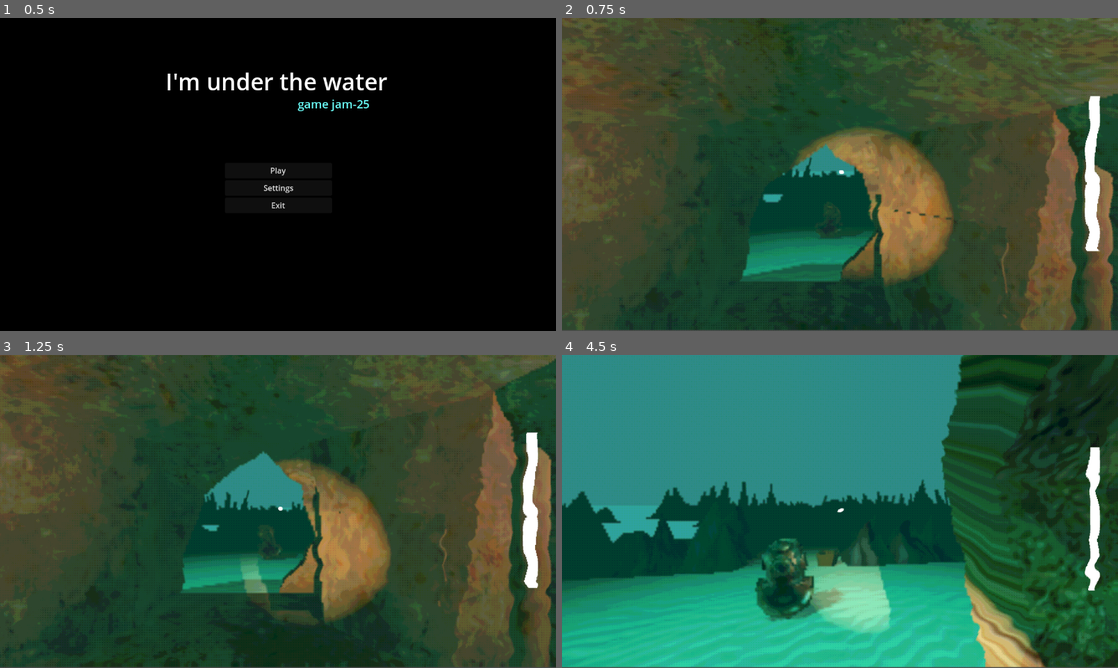
Above: before the commit, frames 1-4 (two rows, left to right).
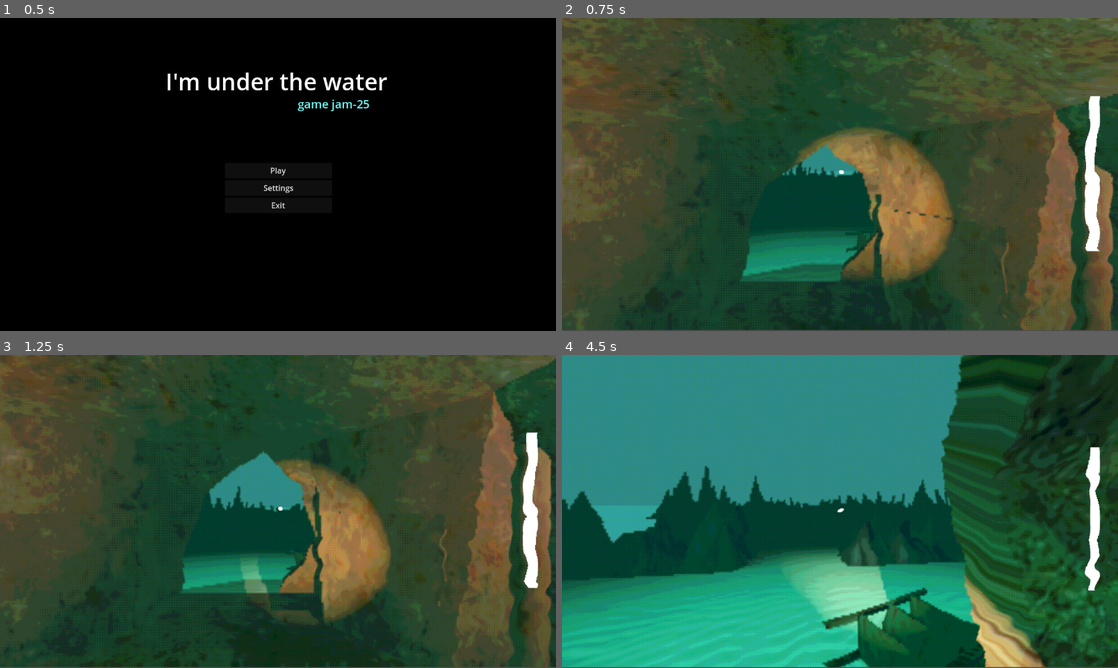
Above: after the commit, the same moments.

Repository: useronym/BubbleGameJam
Game: Godot game, scene res://scenes/mainMenu.tscn
Same seed, same stepped clock (60 frames per second), same inputs: the game is played once before the commit and once after it.
Inputs (mouse positions are in pixels of both pictures, inside the frame that each line leads up to):
- Up to frame 1 (0.5 s): no input
- Up to frame 2 (0.75 s): click "Play" at 0.5 s
- Up to frame 3 (1.25 s): no input
- Up to frame 4 (4.5 s): tap Enter at 1.25 s; move the mouse to (867, 511) at 1.27 s; hold W (up) from 1.28 s (still down); tap E (interact) every 0.75 s from 1.35 to 4.35 s; move the mouse to (812, 511) at 2.02 s; move the mouse to (851, 505) at 2.77 s; move the mouse to (834, 517) at 3.52 s; move the mouse to (878, 514) at 4.27 s

Frame 1 is identical in both runs. In frame 2, 0.4% of the frame differs, in the area x 36-56%, y 44-75%; in frame 3, 0.5%; in frame 4, 8.3%, in the area x 0-77%, y 35-100%.

Commit message:
collectables and level

Diff:
--- a/main.tscn
+++ b/main.tscn
@@ -13,7 +13,9 @@
 [ext_resource type="PackedScene" uid="uid://mtsnhob3ue78" path="res://scenes/level.tscn" id="9_ndpwn"]
 [ext_resource type="PackedScene" uid="uid://df7xv0nfo6bja" path="res://scenes/bubbles/bubble_manager.tscn" id="10_alvmu"]
 [ext_resource type="PackedScene" uid="uid://b2clvwp6pfoxk" path="res://scenes/item/items_manager.tscn" id="13_2j1is"]
-[ext_resource type="PackedScene" uid="uid://bk2mg2c1lcykf" path="res://scenes/item/item.tscn" id="13_o202s"]
+[ext_resource type="PackedScene" uid="uid://8ctxyxkkmgeo" path="res://scenes/item/item_suit.tscn" id="15_3d437"]
+[ext_resource type="PackedScene" uid="uid://nw1hiirwbbl5" path="res://scenes/item/item_helmet.tscn" id="15_pxotq"]
+[ext_resource type="PackedScene" uid="uid://c0k22utsto20l" path="res://scenes/item/item_tank.tscn" id="16_yh77s"]
 
 [sub_resource type="ShaderMaterial" id="ShaderMaterial_xegm8"]
 shader = ExtResource("1_k7buc")
@@ -99,17 +101,32 @@
 [node name="BubbleAreaOnGround" parent="BubbleManager" instance=ExtResource("5_teoff")]
 transform = Transform3D(1, 0, 0, 0, 1, 0, 0, 0, 1, -10, 0.69827, -25.5849)
 
+[node name="BubbleAreaOnGround15" parent="BubbleManager" instance=ExtResource("5_teoff")]
+transform = Transform3D(1, 0, 0, 0, 1, 0, 0, 0, 1, -15.3511, 0.698268, -40.5322)
+
+[node name="BubbleAreaOnGround16" parent="BubbleManager" instance=ExtResource("5_teoff")]
+transform = Transform3D(1, 0, 0, 0, 1, 0, 0, 0, 1, -10.4804, 0.698268, -49.4398)
+
+[node name="BubbleAreaOnGround17" parent="BubbleManager" instance=ExtResource("5_teoff")]
+transform = Transform3D(1, 0, 0, 0, 1, 0, 0, 0, 1, -4.18876, 0.698268, -50.3162)
+
+[node name="BubbleAreaOnGround18" parent="BubbleManager" instance=ExtResource("5_teoff")]
+transform = Transform3D(1, 0, 0, 0, 1, 0, 0, 0, 1, 4.33516, 0.698268, -50.0118)
+
+[node name="BubbleAreaOnGround19" parent="BubbleManager" instance=ExtResource("5_teoff")]
+transform = Transform3D(1, 0, 0, 0, 1, 0, 0, 0, 1, -0.479687, 0.698268, -29.5389)
+
 [node name="BubbleAreaOnGround8" parent="BubbleManager" instance=ExtResource("5_teoff")]
-transform = Transform3D(1, 0, 0, 0, 1, 0, 0, 0, 1, -15, 0.69827, -29.5849)
+transform = Transform3D(1, 0, 0, 0, 1, 0, 0, 0, 1, -14.2488, 0.69827, -29.5849)
 
 [node name="BubbleAreaOnGround14" parent="BubbleManager" instance=ExtResource("5_teoff")]
 transform = Transform3D(1, 0, 0, 0, 1, 0, 0, 0, 1, 10, 0.69827, -30.5849)
 
 [node name="BubbleAreaOnGround9" parent="BubbleManager" instance=ExtResource("5_teoff")]
-transform = Transform3D(1, 0, 0, 0, 1, 0, 0, 0, 1, -5, 0.69827, -20.5849)
+transform = Transform3D(1, 0, 0, 0, 1, 0, 0, 0, 1, -5.29906, 0.69827, -14.6897)
 
 [node name="BubbleAreaOnGround10" parent="BubbleManager" instance=ExtResource("5_teoff")]
-transform = Transform3D(1, 0, 0, 0, 1, 0, 0, 0, 1, -5, 0.69827, -40.5849)
+transform = Transform3D(1, 0, 0, 0, 1, 0, 0, 0, 1, -2.44819, 0.69827, -39.0643)
 
 [node name="BubbleAreaOnGround11" parent="BubbleManager" instance=ExtResource("5_teoff")]
 transform = Transform3D(1, 0, 0, 0, 1, 0, 0, 0, 1, 10, 0.69827, -40.5849)
@@ -118,13 +135,13 @@
 transform = Transform3D(1, 0, 0, 0, 1, 0, 0, 0, 1, 15, 0.69827, -25.5849)
 
 [node name="BubbleAreaOnGround13" parent="BubbleManager" instance=ExtResource("5_teoff")]
-transform = Transform3D(1, 0, 0, 0, 1, 0, 0, 0, 1, 5, 0.69827, -0.5849)
+transform = Transform3D(1, 0, 0, 0, 1, 0, 0, 0, 1, 5.43889, 0.69827, -0.5849)
 
 [node name="BubbleAreaOnGround2" parent="BubbleManager" instance=ExtResource("5_teoff")]
-transform = Transform3D(1, 0, 0, 0, 1, 0, 0, 0, 1, 0.738281, 0.69827, -7.84915)
+transform = Transform3D(1, 0, 0, 0, 1, 0, 0, 0, 1, 0.738281, 0.69827, -10.355)
 
 [node name="BubbleAreaOnGround7" parent="BubbleManager" instance=ExtResource("5_teoff")]
-transform = Transform3D(1, 0, 0, 0, 1, 0, 0, 0, 1, 0, 0.69827, 6.15085)
+transform = Transform3D(1, 0, 0, 0, 1, 0, 0, 0, 1, -4.85021, 0.69827, 6.15085)
 
 [node name="BubbleAreaOnGround3" parent="BubbleManager" instance=ExtResource("5_teoff")]
 transform = Transform3D(1, 0, 0, 0, 1, 0, 0, 0, 1, -0.27361, 0.69827, -24.8491)
@@ -133,14 +150,18 @@
 transform = Transform3D(1, 0, 0, 0, 1, 0, 0, 0, 1, 9.83134, 0.69827, -15.2542)
 
 [node name="BubbleAreaOnGround5" parent="BubbleManager" instance=ExtResource("5_teoff")]
-transform = Transform3D(1, 0, 0, 0, 1, 0, 0, 0, 1, 14.8313, 0.69827, -35.2542)
-
-[node name="BubbleAreaOnGround6" parent="BubbleManager" instance=ExtResource("5_teoff")]
-transform = Transform3D(1, 0, 0, 0, 1, 0, 0, 0, 1, 4.83134, 0.69827, -45.2542)
+transform = Transform3D(1, 0, 0, 0, 1, 0, 0, 0, 1, 14.8313, 0.69827, -29.9746)
 
 [node name="ItemsManager" parent="." instance=ExtResource("13_2j1is")]
 transform = Transform3D(1, 0, 0, 0, 1, 0, 0, 0, 1, 0, 0, -5.78072)
 
-[node name="ItemHelmet" parent="ItemsManager" instance=ExtResource("13_o202s")]
+[node name="ItemSuit" parent="ItemsManager" instance=ExtResource("15_3d437")]
+transform = Transform3D(-0.922215, 0, 0.386679, 0, 1, 0, -0.386679, 0, -0.922215, -15.784, -1.90735e-06, -23.5955)
+
+[node name="ItemHelmet" parent="ItemsManager" instance=ExtResource("15_pxotq")]
+transform = Transform3D(0.82268, 0.511264, -0.248609, -1.23356e-08, 0.437304, 0.899314, 0.568504, -0.739848, 0.359761, -5.59826, 0, -44.568)
+
+[node name="ItemTank" parent="ItemsManager" instance=ExtResource("16_yh77s")]
+transform = Transform3D(-0.149777, 0.496719, -0.85489, 0, 0.864643, 0.502386, 0.98872, 0.0752459, -0.129504, 15.8021, 0, -25.6778)
 
 [connection signal="bubbles_breathed_in" from="BubbleManager" to="SubViewport/Node3D/Player" method="_on_bubble_manager_bubbles_breathed_in"]
--- a/scenes/item/item.tscn
+++ b/scenes/item/item.tscn
@@ -1,7 +1,6 @@
-[gd_scene load_steps=4 format=3 uid="uid://bk2mg2c1lcykf"]
+[gd_scene load_steps=3 format=3 uid="uid://bk2mg2c1lcykf"]
 
 [ext_resource type="Script" path="res://scenes/item/item_script.gd" id="1_xwot2"]
-[ext_resource type="PackedScene" uid="uid://b44wtk5w8l5oy" path="res://environment/suit/collectable_helmet.fbx" id="2_3jyd1"]
 
 [sub_resource type="BoxShape3D" id="BoxShape3D_7skui"]
 
@@ -13,6 +12,3 @@
 [node name="CollisionShape3D" type="CollisionShape3D" parent="Area3D"]
 transform = Transform3D(1, 0, 0, 0, 1, 0, 0, 0, 1, 0, 0.5, 0)
 shape = SubResource("BoxShape3D_7skui")
-
-[node name="collectable_helmet" parent="Area3D/CollisionShape3D" instance=ExtResource("2_3jyd1")]
-transform = Transform3D(2, 0, 0, 0, 2, 0, 0, 0, 2, 0, 0.21843, 0)
--- /dev/null
+++ b/scenes/item/item_helmet.tscn
@@ -0,0 +1,9 @@
+[gd_scene load_steps=3 format=3 uid="uid://nw1hiirwbbl5"]
+
+[ext_resource type="PackedScene" uid="uid://bk2mg2c1lcykf" path="res://scenes/item/item.tscn" id="1_6h7yf"]
+[ext_resource type="PackedScene" uid="uid://b44wtk5w8l5oy" path="res://environment/suit/collectable_helmet.fbx" id="2_y08g0"]
+
+[node name="Item" instance=ExtResource("1_6h7yf")]
+
+[node name="collectable_helmet" parent="Area3D/CollisionShape3D" index="0" instance=ExtResource("2_y08g0")]
+transform = Transform3D(1.5, 0, 0, 0, 1.5, 0, 0, 0, 1.5, 0, 0, 0)
--- /dev/null
+++ b/scenes/item/item_suit.tscn
@@ -0,0 +1,9 @@
+[gd_scene load_steps=3 format=3 uid="uid://8ctxyxkkmgeo"]
+
+[ext_resource type="PackedScene" uid="uid://bk2mg2c1lcykf" path="res://scenes/item/item.tscn" id="1_syu5k"]
+[ext_resource type="PackedScene" uid="uid://22ivwqdc0xg6" path="res://environment/suit/collectable_suit.fbx" id="2_wikrj"]
+
+[node name="Item" instance=ExtResource("1_syu5k")]
+
+[node name="collectable_suit" parent="Area3D/CollisionShape3D" index="0" instance=ExtResource("2_wikrj")]
+transform = Transform3D(1.5, 0, 0, 0, 1.5, 0, 0, 0, 1.5, 0, -0.478955, 0)
--- /dev/null
+++ b/scenes/item/item_tank.tscn
@@ -0,0 +1,9 @@
+[gd_scene load_steps=3 format=3 uid="uid://c0k22utsto20l"]
+
+[ext_resource type="PackedScene" uid="uid://bk2mg2c1lcykf" path="res://scenes/item/item.tscn" id="1_3mmv8"]
+[ext_resource type="PackedScene" uid="uid://c1mhq1c6pssy8" path="res://environment/suit/collectable_tank.fbx" id="2_duu5l"]
+
+[node name="Item" instance=ExtResource("1_3mmv8")]
+
+[node name="collectable_tank" parent="Area3D/CollisionShape3D" index="0" instance=ExtResource("2_duu5l")]
+transform = Transform3D(1.5, 0, 0, 0, 1.5, 0, 0, 0, 1.5, 0, 0, 0)
--- a/scenes/level.tscn
+++ b/scenes/level.tscn
@@ -7,7 +7,8 @@
 [ext_resource type="PackedScene" uid="uid://dgguda57ajbii" path="res://environment/endroad.tscn" id="5_4ch8v"]
 [ext_resource type="PackedScene" uid="uid://djru8fesjxq8n" path="res://environment/onewallroad.tscn" id="6_366rb"]
 [ext_resource type="PackedScene" uid="uid://d0l8yp4r6apo3" path="res://environment/streightroad.tscn" id="7_88rua"]
-[ext_resource type="PackedScene" path="res://environment/troad.tscn" id="8_wigl6"]
+[ext_resource type="PackedScene" uid="uid://d0jvq1crggrcs" path="res://environment/troad.tscn" id="8_wigl6"]
+[ext_resource type="PackedScene" uid="uid://m56m8xnjatn8" path="res://environment/items/rack.tscn" id="9_a2k7y"]
 
 [node name="level" type="Node3D"]
 
@@ -16,26 +17,53 @@
 [node name="SubViewport_Node3D_AllModules#cornerroad2" parent="." instance=ExtResource("2_unixm")]
 transform = Transform3D(-4.37114e-08, 0, 1, 0, 1, 0, -1, 0, -4.37114e-08, -24, 0, -19)
 
+[node name="SubViewport_Node3D_AllModules#cornerroad4" parent="." instance=ExtResource("2_unixm")]
+transform = Transform3D(-1, 0, -8.74228e-08, 0, 1, 0, 8.74228e-08, 0, -1, -10, 0, -45)
+
+[node name="SubViewport_Node3D_AllModules#cornerroad3" parent="." instance=ExtResource("2_unixm")]
+transform = Transform3D(1, 0, 1.06581e-14, 0, 1, 0, -1.06581e-14, 0, 1, 0, 0, -45)
+
+[node name="SubViewport_Node3D_AllModules#cornerroad5" parent="." instance=ExtResource("2_unixm")]
+transform = Transform3D(1, 0, 1.06581e-14, 0, 1, 0, -1.06581e-14, 0, 1, 15, 0, -35)
+
 [node name="SubViewport_Node3D_AllModules#crossroad3" parent="." instance=ExtResource("3_l7jf2")]
 transform = Transform3D(1, 0, 0, 0, 1, 0, 0, 0, 1, -24, 0, -13)
 
+[node name="SubViewport_Node3D_AllModules#crossroad4" parent="." instance=ExtResource("3_l7jf2")]
+transform = Transform3D(1, 0, 0, 0, 1, 0, 0, 0, 1, -5, 0, -40)
+
+[node name="SubViewport_Node3D_AllModules#crossroad5" parent="." instance=ExtResource("3_l7jf2")]
+transform = Transform3D(1, 0, 0, 0, 1, 0, 0, 0, 1, -5, 0, -45)
+
+[node name="SubViewport_Node3D_AllModules#crossroad6" parent="." instance=ExtResource("3_l7jf2")]
+transform = Transform3D(1, 0, 0, 0, 1, 0, 0, 0, 1, 0, 0, -40)
+
 [node name="SubViewport_Node3D_AllModules#emptyroad3" parent="." instance=ExtResource("4_82bw6")]
 transform = Transform3D(1, 0, 0, 0, 1, 0, 0, 0, 1, -38, 0, -12)
 
 [node name="SubViewport_Node3D_AllModules#endroad" parent="." instance=ExtResource("5_4ch8v")]
 transform = Transform3D(1, 0, 0, 0, 1, 0, 0, 0, 1, -18, 0, -13)
 
+[node name="SubViewport_Node3D_AllModules#endroad2" parent="." instance=ExtResource("5_4ch8v")]
+transform = Transform3D(-4.37114e-08, 0, 1, 0, 1, 0, -1, 0, -4.37114e-08, -15, 0, -40)
+
+[node name="SubViewport_Node3D_AllModules#endroad4" parent="." instance=ExtResource("5_4ch8v")]
+transform = Transform3D(1, 0, 0, 0, 1, 0, 0, 0, 1, -10, 0, -49)
+
+[node name="SubViewport_Node3D_AllModules#endroad3" parent="." instance=ExtResource("5_4ch8v")]
+transform = Transform3D(1, 0, 0, 0, 1, 0, 0, 0, 1, -5, 0, -50)
+
 [node name="SubViewport_Node3D_AllModules#onewallroad13" parent="." instance=ExtResource("6_366rb")]
 transform = Transform3D(-1, 0, -8.74226e-08, 0, 1, 0, 8.74226e-08, 0, -1, -39, 0, -18)
 
 [node name="SubViewport_Node3D_AllModules#streightroad4" parent="." instance=ExtResource("7_88rua")]
-transform = Transform3D(1, 0, 0, 0, 1, 0, 0, 0, 1, -18, 0, -20)
+transform = Transform3D(1, 0, 0, 0, 1, 0, 0, 0, 1, -18, 0, -19)
+
+[node name="SubViewport_Node3D_AllModules#streightroad5" parent="." instance=ExtResource("7_88rua")]
+transform = Transform3D(1, 0, 0, 0, 1, 0, 0, 0, 1, -5, 0, -20)
 
 [node name="SubViewport_Node3D_AllModules#troad" parent="." instance=ExtResource("8_wigl6")]
-transform = Transform3D(1, 0, 0, 0, 1, 0, 0, 0, 1, -24, 0, -25)
-
-[node name="SubViewport_Node3D_level#cornerroad" parent="." instance=ExtResource("2_unixm")]
-transform = Transform3D(-4.37114e-08, 0, 1, 0, 1, 0, -1, 0, -4.37114e-08, -5, 0, -40)
+transform = Transform3D(1, 0, 0, 0, 1, 0, 0, 0, 1, -30, 0, -13)
 
 [node name="SubViewport_Node3D_level#cornerroad6" parent="." instance=ExtResource("2_unixm")]
 transform = Transform3D(-1, 0, -8.74228e-08, 0, 1, 0, 8.74228e-08, 0, -1, 0, 0, -30)
@@ -68,7 +96,7 @@
 transform = Transform3D(1, 0, 0, 0, 1, 0, 0, 0, 1, 0, 0, 5)
 
 [node name="SubViewport_Node3D_level#endroad6" parent="." instance=ExtResource("5_4ch8v")]
-transform = Transform3D(1, 0, 0, 0, 1, 0, 0, 0, 1, 5, 0, -45)
+transform = Transform3D(1, 0, 0, 0, 1, 0, 0, 0, 1, 5, 0, -50)
 
 [node name="SubViewport_Node3D_level#endroad9" parent="." instance=ExtResource("5_4ch8v")]
 transform = Transform3D(1, 0, 0, 0, 1, 0, 0, 0, 1, 10, 0, -40)
@@ -77,7 +105,7 @@
 transform = Transform3D(-1, 0, 0, 0, 1, 0, 0, 0, -1, -15, 0, -30)
 
 [node name="SubViewport_Node3D_level#endroad3" parent="." instance=ExtResource("5_4ch8v")]
-transform = Transform3D(-1, 0, 8.74228e-08, 0, 1, 0, -8.74228e-08, 0, -1, -5, 0, -20)
+transform = Transform3D(-1, 0, 8.74228e-08, 0, 1, 0, -8.74228e-08, 0, -1, -5, 0, -15)
 
 [node name="SubViewport_Node3D_level#endroad4" parent="." instance=ExtResource("5_4ch8v")]
 transform = Transform3D(1.31134e-07, 0, 1, 0, 1, 0, -1, 0, 1.31134e-07, -10, 0, -25)
@@ -86,7 +114,7 @@
 transform = Transform3D(-2.18557e-07, 0, -1, 0, 1, 0, 1, 0, -2.18557e-07, 15, 0, -25)
 
 [node name="SubViewport_Node3D_level#endroad10" parent="." instance=ExtResource("5_4ch8v")]
-transform = Transform3D(-2.18557e-07, 0, -1, 0, 1, 0, 1, 0, -2.18557e-07, 15, 0, -35)
+transform = Transform3D(-1, 0, 2.62268e-07, 0, 1, 0, -2.62268e-07, 0, -1, 15, 0, -30)
 
 [node name="SubViewport_Node3D_level#endroad8" parent="." instance=ExtResource("5_4ch8v")]
 transform = Transform3D(-2.18557e-07, 0, -1, 0, 1, 0, 1, 0, -2.18557e-07, 10, 0, -30)
@@ -147,9 +175,15 @@
 [node name="SubViewport_Node3D_level#streightroad7" parent="." instance=ExtResource("7_88rua")]
 transform = Transform3D(0, 0, 1, 0, 1, 0, -1, 0, 0, -10, 0, -35)
 
+[node name="SubViewport_Node3D_level#streightroad10" parent="." instance=ExtResource("7_88rua")]
+transform = Transform3D(0, 0, 1, 0, 1, 0, -1, 0, 0, -10, 0, -40)
+
 [node name="SubViewport_Node3D_level#streightroad6" parent="." instance=ExtResource("7_88rua")]
 transform = Transform3D(1, 0, 0, 0, 1, 0, 0, 0, 1, -5, 0, -30)
 
+[node name="SubViewport_Node3D_level#streightroad11" parent="." instance=ExtResource("7_88rua")]
+transform = Transform3D(1, 0, 0, 0, 1, 0, 0, 0, 1, 5, 0, -45)
+
 [node name="SubViewport_Node3D_level#streightroad5" parent="." instance=ExtResource("7_88rua")]
 transform = Transform3D(1, 0, 0, 0, 1, 0, 0, 0, 1, 5, 0, -20)
 
@@ -162,5 +196,14 @@
 [node name="SubViewport_Node3D_level#troad2" parent="." instance=ExtResource("8_wigl6")]
 transform = Transform3D(1, 0, 0, 0, 1, 0, 0, 0, 1, 0, 0, -25)
 
-[node name="SubViewport_Node3D_level#troad3" parent="." instance=ExtResource("8_wigl6")]
-transform = Transform3D(1, 0, 0, 0, 1, 0, 0, 0, 1, 0, 0, -40)
+[node name="rack" parent="." instance=ExtResource("9_a2k7y")]
+transform = Transform3D(1, 0, 0, 0, 1, 0, 0, 0, 1, 0.16818, 0, 0.226254)
+
+[node name="rack2" parent="." instance=ExtResource("9_a2k7y")]
+transform = Transform3D(-0.391374, 0.920232, 0, 0, 0, -1, -0.920232, -0.391374, 0, 0.657402, 2.26824, -3.95633)
+
+[node name="rack3" parent="." instance=ExtResource("9_a2k7y")]
+transform = Transform3D(-2.42721e-08, -0.55528, -0.831664, 1, -4.37114e-08, 2.11758e-22, -3.63532e-08, -0.831664, 0.55528, 0.402483, 0.271771, 0.307881)
+
+[node name="rack4" parent="." instance=ExtResource("9_a2k7y")]
+transform = Transform3D(-4.27639e-08, -0.978325, 0.207075, 1, -4.37114e-08, 4.23517e-22, 9.05154e-09, 0.207075, 0.978325, -3.61341, 0.271771, 4.70882)
Not shown: 1 places in main.tscn that only renumber resources
Not shown: 1 places in scenes/level.tscn that only renumber resources
